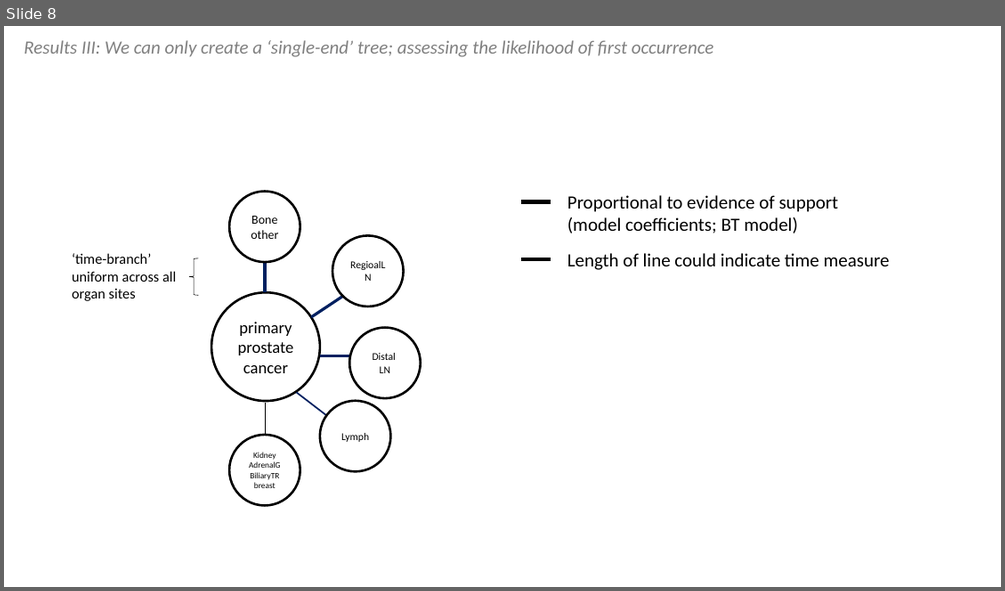
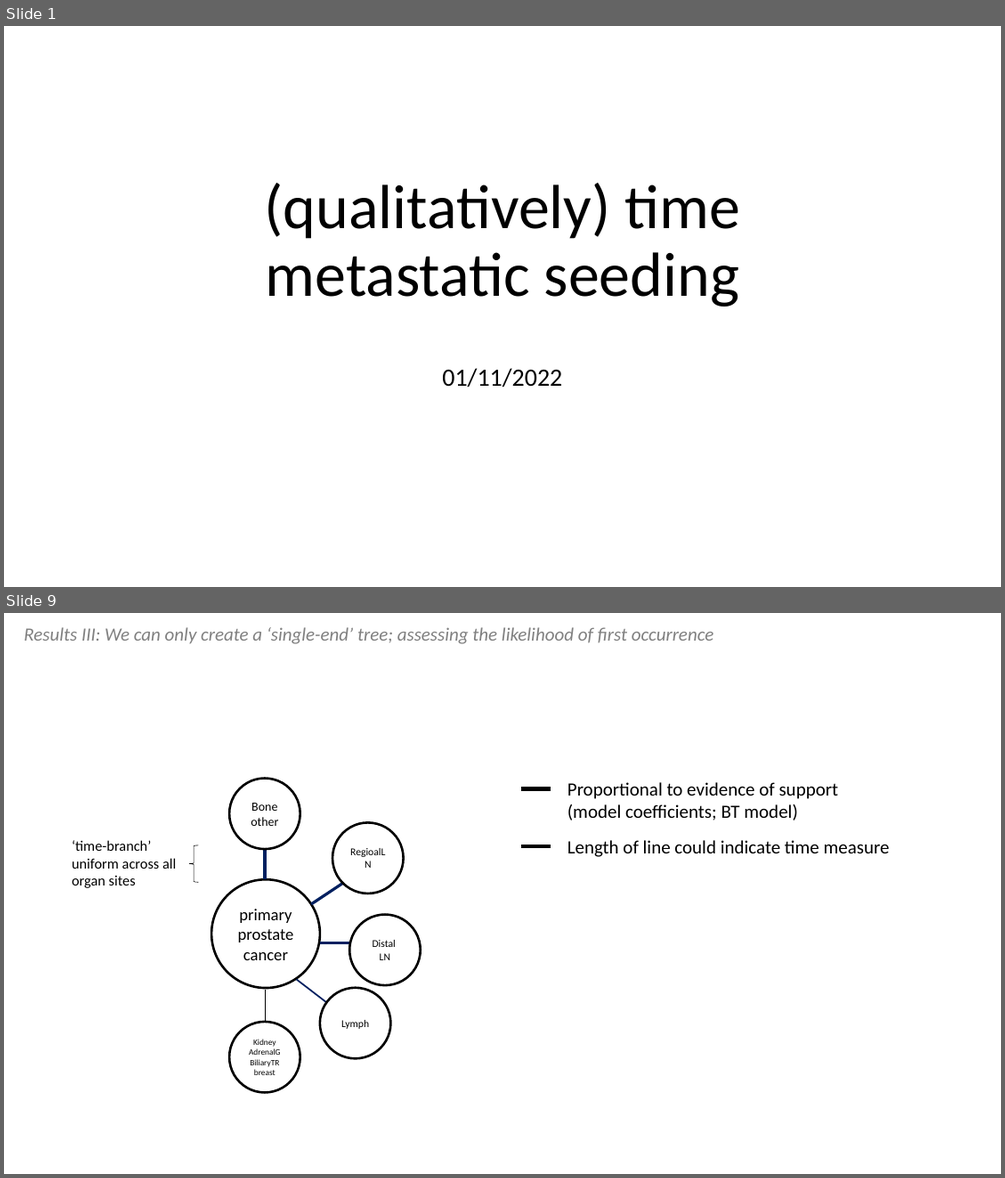
Before and after one commit to chris-kreitzer/Tropism-Timing, a slide deck: Tropism_Timing.pptx. Shown one above the other, each under a label of ours: slide 8 before the commit, slides 1 and 9 after it; the slides between them are not shown. The pictures are 1005x591 and 1005x1178 pixels, drawn with LibreOffice and Linux fonts; fonts in the diff are those of the drawing. Boxes give left, top, right and bottom in pixels: in the first picture for what was removed or moved away, otherwise in the second. Text is boxed around its words. In the diff, an @@ line names an element or a change of style, - is before the commit and + after.

```diff
--- a/Tropism_Timing.pptx
+++ b/Tropism_Timing.pptx
@@ slide 1 added at (4, 26, 1001, 587), background #FFFFFF @@
@@ title added at (264, 183, 741, 306), 60 pt, text #000000 @@
+(qualitatively) time metastatic seeding
@@ subtitle added at (442, 368, 562, 387), 24 pt, text #000000 @@
+01/11/2022
@@ what was slide 8 is now slide 9 @@
```
Also in this commit, not shown: 9 slides changed, 4 other slides added, 3 slides removed.
